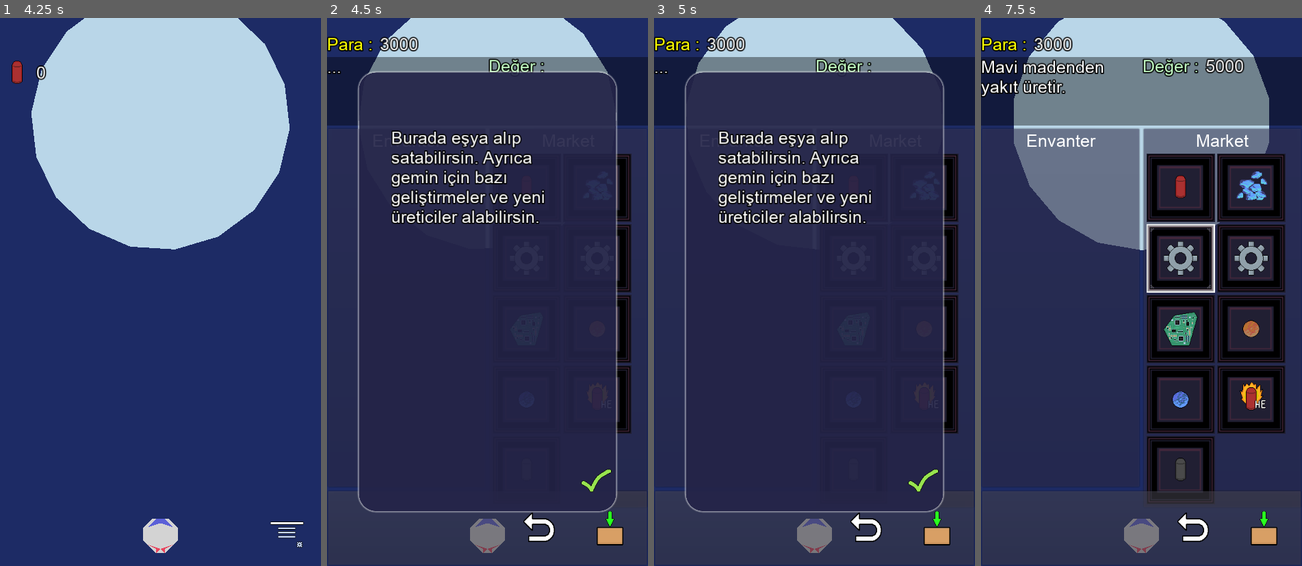
Above: before the commit, frames 1-4 (left to right).
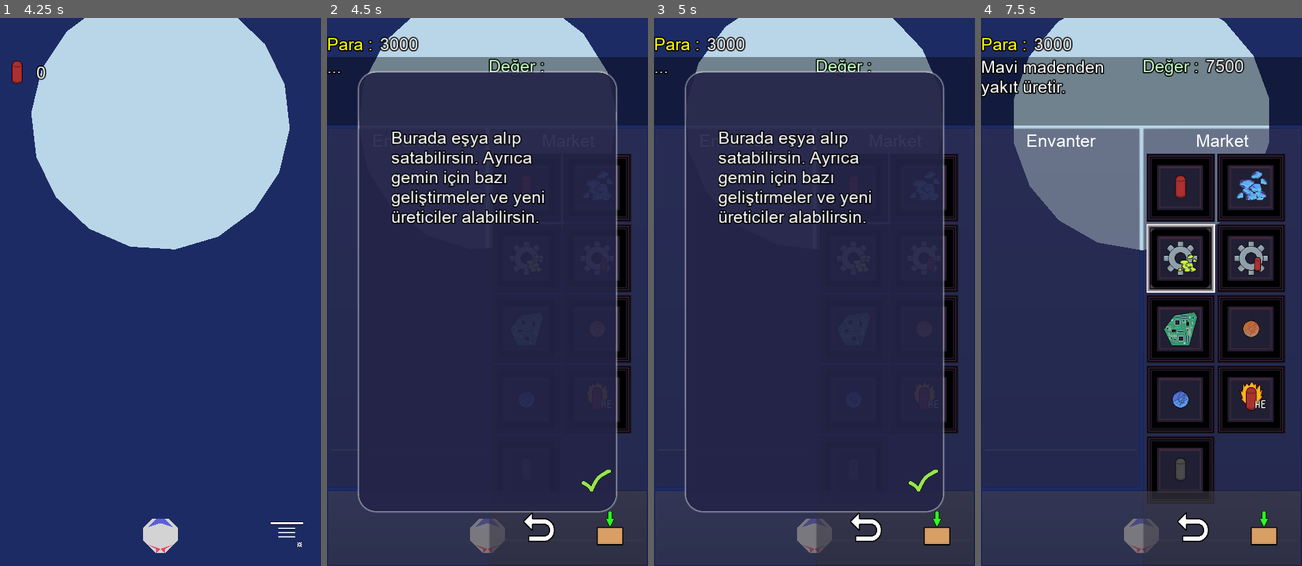
Above: after the commit, the same moments.

Repository: UmutSanci01/Goktasi-2
Game: Godot game, scene res://Main/Main.tscn
Same seed, same stepped clock (60 frames per second), same inputs: the game is played once before the commit and once after it. The engine's default icon, where the game draws it, is replaced by a stand-in: a white triangle on a blue panel in a dark square.
Inputs (mouse positions are in pixels of both pictures, inside the frame that each line leads up to):
- Up to frame 1 (4.25 s): click (160, 292) at 0.5 s; click "Menu" at 1.25 s; click (269, 478) at 2 s; click "Menu" at 2.75 s; click (160, 292) at 3.5 s
- Up to frame 2 (4.5 s): click "Menu" at 4.25 s
- Up to frame 3 (5 s): no input
- Up to frame 4 (7.5 s): click (1250, 478) at 5 s; click "9999" at 5.75 s; click "9999" at 6.5 s; click "9999" at 7.25 s

Frame 1 is identical in both runs. In frame 2, 0.2% of the frame differs, in the area x 50-56%, y 91-98%; in frame 3, 0.2%; in frame 4, 0.5%, in the area x 50-88%, y 7-98%.

Commit message:
Add Autonomus Fuel Consumption

Diff:
--- a/GUI/InfoPanel/InfoPanel.gd
+++ b/GUI/InfoPanel/InfoPanel.gd
@@ -19,9 +19,9 @@
 		label.set_text(tr(str(title)), tr(value))
 
 	elif title:
-		label.set_title(tr(title))
+		label.set_title(tr(str(title)))
 	elif value:
-		label.set_value(tr(value))
+		label.set_value(tr(str(value)))
 
 	if color:
 		label.modulate = color
--- a/GUI/Inventory Panel/InventoryPanelNew.tscn
+++ b/GUI/Inventory Panel/InventoryPanelNew.tscn
@@ -37,7 +37,7 @@
 [node name="slots" type="HFlowContainer" parent="PanelContainer/VBoxContainer"]
 margin_top = 40.0
 margin_right = 586.0
-margin_bottom = 1010.0
+margin_bottom = 878.0
 mouse_filter = 2
 size_flags_vertical = 3
 
@@ -84,6 +84,12 @@
 margin_right = 260.0
 margin_bottom = 260.0
 
+[node name="HSeparator" type="HSeparator" parent="PanelContainer/VBoxContainer"]
+margin_top = 882.0
+margin_right = 586.0
+margin_bottom = 1010.0
+custom_constants/separation = 128
+
 [node name="SelectedSlotIndicator" type="TextureRect" parent="."]
 margin_right = 64.0
 margin_bottom = 64.0
--- a/GUI/Store/StoreGUI.gd
+++ b/GUI/Store/StoreGUI.gd
@@ -191,8 +191,6 @@
 		Notification.notify(Notification.NotificationTypes.SupplierFuelActive)
 
 	elif item_id == Item.ID.DETECTOR_ORE:
-
-
 		if GameState.can_activate_detector():
 			var state : bool = GameState.is_activate_detector
 			GameState.is_activate_detector = not state
--- a/Game/Game.gd
+++ b/Game/Game.gd
@@ -14,6 +14,7 @@
 onready var ore_detector: Area2D = $OreDetector
 onready var supplier_bullet: Supplier = $SupplierBullet
 onready var supplier_fuel: Supplier = $SupplierFuel
+onready var timer_consumption : Timer = $TimerConsumption
 
 
 func _ready():
@@ -34,7 +35,6 @@
 	# var indexes = Store.get_supplier_slot_indexes()
 
 	init()
-
 
 func init():
 	if meteor.connect("destroyed", self, "_on_Meteor_destroyed"): pass
@@ -104,23 +104,6 @@
 	if body is Bullet:
 		body.disable()
 
-
-#func _on_SpaceShip_shot(kinematic_collision : KinematicCollision2D):
-#	var collider = kinematic_collision.collider
-#	var collision_position : Vector2 = kinematic_collision.position
-#
-#	if collider is Chunk:
-#		meteor.explode(collider, collision_position)
-#		GlobalParticles.set_particle(collision_position)
-#
-#	elif collider is Ore:
-#		PlayerInventory.add_item(ItemDB.EnumItem.ORE)
-#
-#		collider.mine()
-#
-#		meteor.save_ores()
-
-
 func _on_GUI_settings_change(_new_settings):
 	pass
 #	meteor.new_settings(new_settings)
--- a/Game/Game.tscn
+++ b/Game/Game.tscn
@@ -1,10 +1,11 @@
-[gd_scene load_steps=8 format=2]
+[gd_scene load_steps=9 format=2]
 
 [ext_resource path="res://Game/Game.gd" type="Script" id=1]
 [ext_resource path="res://Meteor/Meteor.tscn" type="PackedScene" id=2]
 [ext_resource path="res://SpaceShip/SpaceShip.tscn" type="PackedScene" id=3]
 [ext_resource path="res://Game/OreDetector.gd" type="Script" id=4]
 [ext_resource path="res://Supplier/Supplier.tscn" type="PackedScene" id=5]
+[ext_resource path="res://Game/TimerConsumption.gd" type="Script" id=6]
 
 [sub_resource type="RectangleShape2D" id=4]
 
@@ -44,6 +45,7 @@
 default_color = Color( 0.686275, 1, 0.713726, 0.392157 )
 
 [node name="TimerFuel" type="Timer" parent="OreDetector"]
+wait_time = 10.0
 
 [node name="SupplierFuel" parent="." instance=ExtResource( 5 )]
 rotation = -0.164502
@@ -55,6 +57,9 @@
 product_source = 9
 product_num = 7
 
+[node name="TimerConsumption" type="Timer" parent="."]
+script = ExtResource( 6 )
+
 [connection signal="shot_multi" from="SpaceShip" to="." method="_on_SpaceShip_shot_multi"]
 [connection signal="body_exited" from="GameArea" to="." method="_on_GameArea_body_exited"]
 [connection signal="body_entered" from="OreDetector" to="." method="_on_OreDetector_body_entered"]
--- /dev/null
+++ b/Game/TimerConsumption.gd
@@ -0,0 +1,34 @@
+extends Timer
+
+onready var fuel_timer: Timer = self
+
+export var base_interval: float = 10.0
+export var soft_capacity: float = 1000.0
+export var min_interval: float = 0.1 # Safety limit for Game Engine
+
+func _ready():
+	if PlayerInventory.connect("update_inv", self, "update_fuel_consumption"): pass
+	if fuel_timer.connect("timeout", self, "_on_FuelTimer_timeout"): pass
+
+	update_fuel_consumption()
+	fuel_timer.start()
+
+func update_fuel_consumption() -> void:
+	var total_items : int = PlayerInventory.total_amount
+	var load_ratio: float = float(total_items) / soft_capacity
+	var new_interval: float = base_interval / (1.0 + pow(load_ratio, 2.0))
+
+	new_interval = max(new_interval, min_interval)
+
+	var old_time_left = fuel_timer.time_left
+	fuel_timer.wait_time = new_interval
+
+	if not fuel_timer.is_stopped() and old_time_left > new_interval:
+		fuel_timer.start(new_interval)
+	elif fuel_timer.is_stopped() and PlayerInventory.has_item(Item.Type.FUEL, true):
+		fuel_timer.paused = false
+		fuel_timer.start(new_interval)
+
+func _on_FuelTimer_timeout():
+	if not PlayerInventory.use_item_by_type(Item.Type.FUEL):
+		fuel_timer.stop()
--- a/Inventory/Inventory.gd
+++ b/Inventory/Inventory.gd
@@ -7,6 +7,7 @@
 # item_id : item_amount
 var items : Dictionary = {}
 var owner_name : String = ""
+var total_amount : int = 0
 
 
 func _init(p_owner_name : String = "Envanter"):
@@ -26,35 +27,64 @@
 		items[item] += amount
 	else:
 		items[item] = amount
+
+	if not (item == Item.ID.COIN):
+		total_amount += amount
+
 	emit_signal("update_inv")
 
-
+var is_coin : bool = false
 func del_item(item, amount : int = 1, clear : bool = false) -> bool:
 	if not items.has(item):
 		return false
 
+	if item == Item.ID.COIN:
+		# Don't include to total_amount
+		is_coin = true
+
 	var item_num : int = items[item]
 
 	if clear:
-		if items.erase(item): pass
+		if items.erase(item):
+			total_amount = 0
 	elif item_num <= amount:
-		if items.erase(item): pass
+		if items.erase(item):
+			if not is_coin:
+				total_amount -= item_num
 	else:
+		if not is_coin:
+			total_amount -= amount
 		item_num -= amount
 		items[item] = item_num
 
+	is_coin = false
 	emit_signal("update_inv")
+
 	return true
 
 
 func set_items(new_items : Dictionary):
 	items = new_items
+	update_total_amount()
 	emit_signal("update_inv")
 
 func get_item_amount(item_id : int):
 	if has_item(item_id):
 		return items[item_id]
 	return 0
+
+func get_total_amount() -> int:
+	return total_amount
+
+func update_total_amount():
+	var amount : int = 0
+	for item_id in items:
+		if item_id == Item.ID.COIN:
+			continue
+		amount += items[item_id]
+
+	if amount != total_amount:
+		total_amount = amount
 
 func get_item_amount_by_type(item_type : int) -> int:
 	var wrap : WrapSameType = get_item_by_type(item_type)
--- a/ItemDB/Items/SupplierBullet.tres
+++ b/ItemDB/Items/SupplierBullet.tres
@@ -1,7 +1,7 @@
 [gd_resource type="Resource" load_steps=3 format=2]
 
 [ext_resource path="res://ItemDB/Item.gd" type="Script" id=1]
-[ext_resource path="res://Images/Gear.png" type="Texture" id=2]
+[ext_resource path="res://Images/Gear_Bullet.png" type="Texture" id=2]
 
 [resource]
 script = ExtResource( 1 )
--- a/ItemDB/Items/SupplierFuel.tres
+++ b/ItemDB/Items/SupplierFuel.tres
@@ -1,7 +1,7 @@
 [gd_resource type="Resource" load_steps=3 format=2]
 
 [ext_resource path="res://ItemDB/Item.gd" type="Script" id=1]
-[ext_resource path="res://Images/Gear.png" type="Texture" id=2]
+[ext_resource path="res://Images/Gear_Fuel.png" type="Texture" id=2]
 
 [resource]
 script = ExtResource( 1 )
@@ -10,6 +10,6 @@
 name = "KEY_SUPPLIER_FUEL"
 info = "KEY_SUPPLIER_FUEL_DESC"
 texture = ExtResource( 2 )
-value = 5000
+value = 7500
 visible = true
 can_sale = true
--- a/Main/GameState.gd
+++ b/Main/GameState.gd
@@ -30,9 +30,6 @@
 var touch_position : Vector2 = Vector2.ZERO
 var is_bullet_menu_opened : bool = false
 var selected_bullet_id : int = -1 setget set_selected_bullet_id
-
-# Map
-var map_fog : int = 10
 
 
 func _ready():
Binary file changed: Images/Gear.png
Binary file added: Images/Gear_Bullet.png
Binary file added: Images/Gear_Fuel.png
